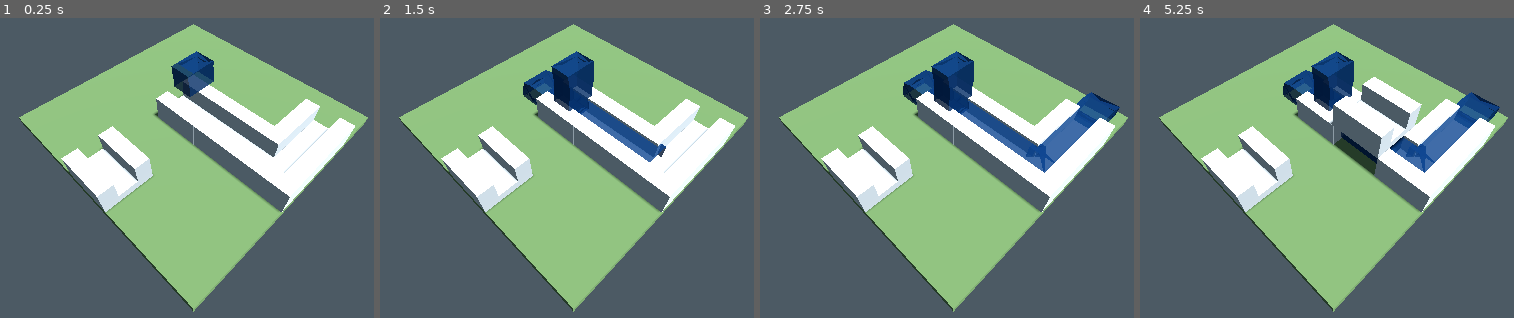
Above: before the commit, frames 1-4 (left to right).
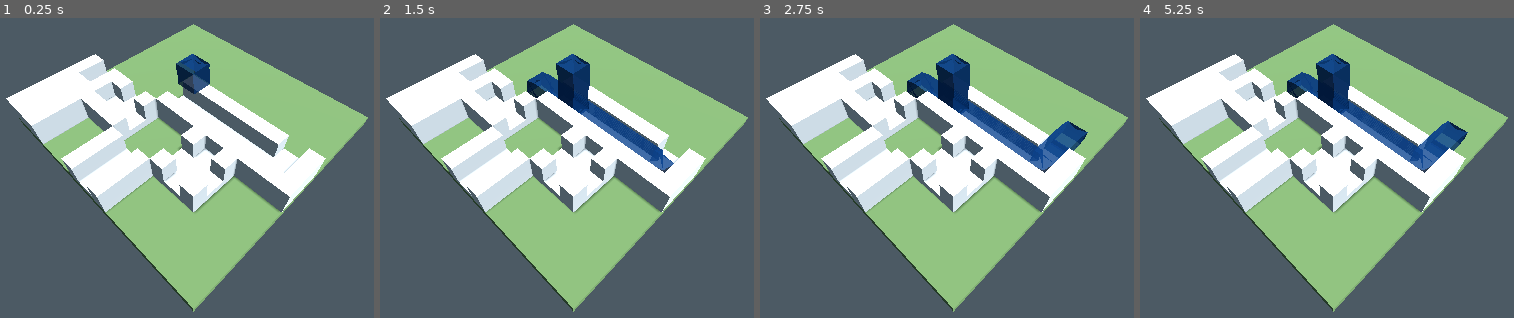
Above: after the commit, the same moments.

Repository: slc142/fountain-wolf
Game: Godot game, scene res://Scenes/Main.tscn
Two runs of this game, one before a commit and one after it. Both use one fixed random seed, a clock stepped at 60 frames per second and the inputs below.
Inputs (mouse positions are in pixels of both pictures, inside the frame that each line leads up to):
- Up to frame 1 (0.25 s): no input
- Up to frame 2 (1.5 s): move the mouse to (750, 144) at 0.52 s; click (750, 144) at 0.67 s; drag from (413, 189) to (533, 258) at 1.27 s
- Up to frame 3 (2.75 s): move the mouse to (1033, 69) at 2.02 s; click (1033, 69) at 2.17 s
- Up to frame 4 (5.25 s): drag from (1293, 258) to (outside the picture) at 2.77 s; move the mouse to (outside the picture) at 3.52 s; click (outside the picture) at 3.67 s; drag from (outside the picture) to (1214, 54) at 4.27 s; move the mouse to (1371, 168) at 5.02 s; click (1371, 168) at 5.17 s

The runs differ from the first frame. In frame 1, 15% of the frame differs, in the area x 1-95%, y 11-65%; in frame 2, 15%; in frame 3, 16%; in frame 4, 20%, in the area x 1-97%, y 11-65%.

Commit message:
Add data for new pieces

Diff:
--- a/Scenes/Main.tscn
+++ b/Scenes/Main.tscn
@@ -1,12 +1,16 @@
-[gd_scene load_steps=16 format=3 uid="uid://cpoy3k62s2fm5"]
+[gd_scene load_steps=20 format=3 uid="uid://cpoy3k62s2fm5"]
 
 [ext_resource type="Script" uid="uid://bvevhh0kxgxhb" path="res://Scripts/Core/Main.gd" id="1_kln2b"]
 [ext_resource type="Script" uid="uid://bdewe0hm8vd3p" path="res://Scripts/Core/GridManager.gd" id="2_rgh2o"]
 [ext_resource type="PackedScene" uid="uid://caroln0i1kwx" path="res://Prefabs/StraightPiece.tscn" id="2_vy5pj"]
 [ext_resource type="PackedScene" uid="uid://c53p3biqv6rr4" path="res://Prefabs/TurnPiece.tscn" id="3_bmxlf"]
 [ext_resource type="Script" uid="uid://b8jwjd3gecqhj" path="res://Scripts/Core/FlowController.gd" id="3_pbw6q"]
+[ext_resource type="PackedScene" uid="uid://c62ojvie2ym2t" path="res://Prefabs/TPiece.tscn" id="4_frkhe"]
+[ext_resource type="PackedScene" uid="uid://cq5kc6q61mvne" path="res://Prefabs/CrossPiece.tscn" id="5_1p5hy"]
 [ext_resource type="Script" uid="uid://4c8ebcn6xeg3" path="res://Scripts/Core/InputHandler.gd" id="5_pbw6q"]
+[ext_resource type="PackedScene" uid="uid://dr8pvm6bglw8y" path="res://Prefabs/BlockPiece.tscn" id="6_h1m7h"]
 [ext_resource type="Script" uid="uid://1j6q8d1ycgrb" path="res://Scripts/Core/Camera.gd" id="6_v1gob"]
+[ext_resource type="PackedScene" uid="uid://ba13ovap1bwiw" path="res://Prefabs/OneExitPiece.tscn" id="7_erwvk"]
 [ext_resource type="Script" uid="uid://bqcpie86t1m8g" path="res://Scripts/Core/WaterPathManager.gd" id="8_50glp"]
 [ext_resource type="Shader" uid="uid://ckgf7o51iarw7" path="res://Shaders/water_flow.gdshader" id="9_vy5pj"]
 
@@ -37,6 +41,10 @@
 script = ExtResource("1_kln2b")
 straight_scene = ExtResource("2_vy5pj")
 turn_scene = ExtResource("3_bmxlf")
+t_scene = ExtResource("4_frkhe")
+cross_scene = ExtResource("5_1p5hy")
+block_scene = ExtResource("6_h1m7h")
+one_exit_scene = ExtResource("7_erwvk")
 
 [node name="WorldEnvironment" type="WorldEnvironment" parent="."]
 environment = SubResource("Environment_v1gob")
--- a/Scripts/Core/FlowController.gd
+++ b/Scripts/Core/FlowController.gd
@@ -103,4 +103,5 @@
 	# If we are at the very end of a branch (no splits, but loop finished), save it
 	else:
 		current_points.append({"pos": center_pos + entry_dir * 0.5, "in": Vector3.ZERO, "out": Vector3.ZERO})
+		current_points.append({"pos": center_pos - entry_dir * 0.5, "in": Vector3.ZERO, "out": Vector3.ZERO})
 		branches.append({ "points": current_points.duplicate(), "delay": accumulated_delay })
--- a/Scripts/Core/Main.gd
+++ b/Scripts/Core/Main.gd
@@ -4,34 +4,45 @@
 @onready var flow_controller: FlowController = $FlowController
 @export var straight_scene: PackedScene # Assign PipeStraight.tscn in Inspector
 @export var turn_scene: PackedScene     # Assign PipeTurn.tscn in Inspector
+@export var t_scene: PackedScene        # Assign PipeT.tscn in Inspector
+@export var cross_scene: PackedScene    # Assign PipeCross.tscn in Inspector
+@export var block_scene: PackedScene    # Assign PipeBlock.tscn in Inspector
+@export var one_exit_scene: PackedScene # Assign PipeOneExit.tscn in Inspector
 
 func _ready():
-	# Manually build a simple level
-	# Level: Start -> Straight -> Turn -> Down
+	# Manually build a simple level with all piece types for testing
 
-	# 1. Create Data
-	var pipe_x = PieceData.create_straight_pipe(straight_scene, "X")
-	var pipe_z = PieceData.create_straight_pipe(straight_scene, "Z")
-	var turn = PieceData.create_turn_pipe(turn_scene, 0.0, Vector3i.LEFT, Vector3i.FORWARD)
-	# 2. Place Pieces
-	# (0,0,0) Start Point (Left to Right)
-	grid_manager.place_piece(Vector3i(0,0,0), pipe_x)
-	#grid_manager.place_piece(Vector3i(0,0,-1), pipe_z)
-	#grid_manager.place_piece(Vector3i(0,0,1), pipe_z)
+	# 1. Create Data for all piece types
+	var straight_x = PieceData.create_straight_piece(straight_scene, "X")
+	var straight_z = PieceData.create_straight_piece(straight_scene, "Z")
+	var turn = PieceData.create_turn_piece(turn_scene, Vector3i.LEFT)
+	var t_piece = PieceData.create_t_piece(t_scene, Vector3i.BACK)  # T-piece with back blocked
+	var cross_piece = PieceData.create_cross_piece(cross_scene)
+	var block_piece = PieceData.create_block(block_scene)
+	var one_exit_piece = PieceData.create_one_exit_piece(one_exit_scene, Vector3i.FORWARD)
 
-	# (1,0,0) Another Straight
-	grid_manager.place_piece(Vector3i(1,0,0), pipe_x)
+	# 2. Place Pieces in a test pattern
+	# Row 0: Basic straight pieces
+	grid_manager.place_piece(Vector3i(0,0,0), straight_x)  # Straight X
+	grid_manager.place_piece(Vector3i(1,0,0), straight_x)  # Another straight X
 
-	# (2,0,0) Turn (Enters Left, Exits Forward - which is Z-)
-	grid_manager.place_piece(Vector3i(2,0,0), turn)
+	# Row 1: Turn piece
+	grid_manager.place_piece(Vector3i(2,0,0), turn)  # Turn piece
 
-	grid_manager.place_piece(Vector3i(0,0,2), pipe_x)
+	# Row 2: T-piece
+	grid_manager.place_piece(Vector3i(-1,0,1), t_piece)  # T-piece
 
-	# (2,0,-1) Catch the flow? Let's put a straight pipe aligned with Z
-	var z_pipe = PieceData.new()
-	z_pipe.flow_map[Vector3i.BACK] = [Vector3i.FORWARD] # Enters from BACK (Z-), Exits FORWARD (Z-)
-	grid_manager.place_piece(Vector3i(2,0,-1), pipe_z)
+	# Row 3: Cross piece
+	grid_manager.place_piece(Vector3i(1,0,1), cross_piece)  # Cross piece
+
+	# Row 4: Block and One-exit
+	grid_manager.place_piece(Vector3i(-2,0,2), block_piece)  # Block
+	grid_manager.place_piece(Vector3i(-2,0,1), one_exit_piece)  # One-exit
+
+	# Additional test pieces
+	grid_manager.place_piece(Vector3i(0,0,2), straight_z)  # Straight Z for testing
 
 	# 3. Start Simulation
 	print("--- TEST START ---")
+
 	flow_controller.calculate_flow(Vector3i(0,1,0), Vector3i.DOWN)
--- a/Scripts/Core/WaterPathManager.gd
+++ b/Scripts/Core/WaterPathManager.gd
@@ -35,8 +35,8 @@
 
 	# Create the cross-section
 	mesh.polygon = PackedVector2Array([
-		Vector2(-0.3, -0.2), Vector2(0.3, -0.2),
-		Vector2(0.3, 0.2), Vector2(-0.3, 0.2)
+		Vector2(-0.2, -0.2), Vector2(0.2, -0.2),
+		Vector2(0.2, 0.2), Vector2(-0.2, 0.2)
 	])
 
 	# Assign Shader
--- a/Scripts/Resources/PieceData.gd
+++ b/Scripts/Resources/PieceData.gd
@@ -1,7 +1,7 @@
 class_name PieceData
 extends Resource
 
-enum Type { STRAIGHT, TURN }
+enum Type { STRAIGHT, TURN, T, CROSS, BLOCK, ONE_EXIT }
 
 @export var type: Type
 @export var model_scene: PackedScene
@@ -10,7 +10,7 @@
 @export var pipe_radius: float = 0.5
 @export var turn_points: Dictionary = {}
 
-static func create_straight_pipe(scene: PackedScene, axis: String) -> PieceData:
+static func create_straight_piece(scene: PackedScene, axis: String) -> PieceData:
 	var p = PieceData.new()
 	p.type = Type.STRAIGHT
 	p.model_scene = scene
@@ -25,13 +25,75 @@
 		p.flow_map[Vector3i.BACK] = [Vector3i.FORWARD]
 	return p
 
-static func create_turn_pipe(scene: PackedScene, rot: float, in_dir: Vector3i, out_dir: Vector3i) -> PieceData:
+static func create_turn_piece(scene: PackedScene, in_dir: Vector3i) -> PieceData:
 	var p = PieceData.new()
 	p.type = Type.TURN
 	p.model_scene = scene
-	p.rotation_degrees = rot
+	p.rotation_degrees = Vector3(in_dir).angle_to(Vector3.LEFT) * 180.0 / PI
+	var out_dir = Vector3i(Vector3(in_dir).cross(Vector3.UP))
 	p.flow_map[in_dir] = [out_dir]
 	p.flow_map[out_dir] = [in_dir]
 	#p.turn_points = {"in": Vector3(in_dir) * 0.8, "out": Vector3(out_dir) * -0.3}
 	p.turn_points = {"in": Vector3.ZERO, "out": Vector3.ZERO}
 	return p
+
+static func create_t_piece(scene: PackedScene, blocked_side: Vector3i) -> PieceData:
+	var p = PieceData.new()
+	p.type = Type.T
+	p.model_scene = scene
+
+	# T-piece has 3 exits, blocked_side is the missing direction
+	var directions = [Vector3i.LEFT, Vector3i.RIGHT, Vector3i.FORWARD, Vector3i.BACK]
+
+	# Remove the blocked side
+	directions.erase(blocked_side)
+
+	# Set up flow: each direction connects to the other two
+	for dir in directions:
+		var other_dirs = directions.duplicate()
+		other_dirs.erase(dir)
+		p.flow_map[dir] = other_dirs
+
+	# Set rotation based on blocked side
+	p.rotation_degrees = Vector3(blocked_side).angle_to(Vector3.LEFT) * 180.0 / PI
+
+	return p
+
+static func create_cross_piece(scene: PackedScene) -> PieceData:
+	var p = PieceData.new()
+	p.type = Type.CROSS
+	p.model_scene = scene
+	p.rotation_degrees = 0.0
+
+	# Cross-piece connects all 4 horizontal directions
+	p.flow_map[Vector3i.LEFT] = [Vector3i.RIGHT, Vector3i.FORWARD, Vector3i.BACK]
+	p.flow_map[Vector3i.RIGHT] = [Vector3i.LEFT, Vector3i.FORWARD, Vector3i.BACK]
+	p.flow_map[Vector3i.FORWARD] = [Vector3i.BACK, Vector3i.LEFT, Vector3i.RIGHT]
+	p.flow_map[Vector3i.BACK] = [Vector3i.FORWARD, Vector3i.LEFT, Vector3i.RIGHT]
+
+	return p
+
+static func create_block(scene: PackedScene) -> PieceData:
+	var p = PieceData.new()
+	p.type = Type.BLOCK
+	p.model_scene = scene
+	p.rotation_degrees = 0.0
+
+	# Block has no flow connections
+	p.flow_map = {}
+
+	return p
+
+static func create_one_exit_piece(scene: PackedScene, exit_side: Vector3i) -> PieceData:
+	var p = PieceData.new()
+	p.type = Type.ONE_EXIT
+	p.model_scene = scene
+
+	# One-exit piece allows flow from above
+	p.flow_map = {Vector3i.UP: [exit_side]}
+	p.flow_map[exit_side] = {}
+
+	# Set rotation based on exit side
+	p.rotation_degrees = Vector3(exit_side).angle_to(Vector3.FORWARD) * 180.0 / PI
+
+	return p
